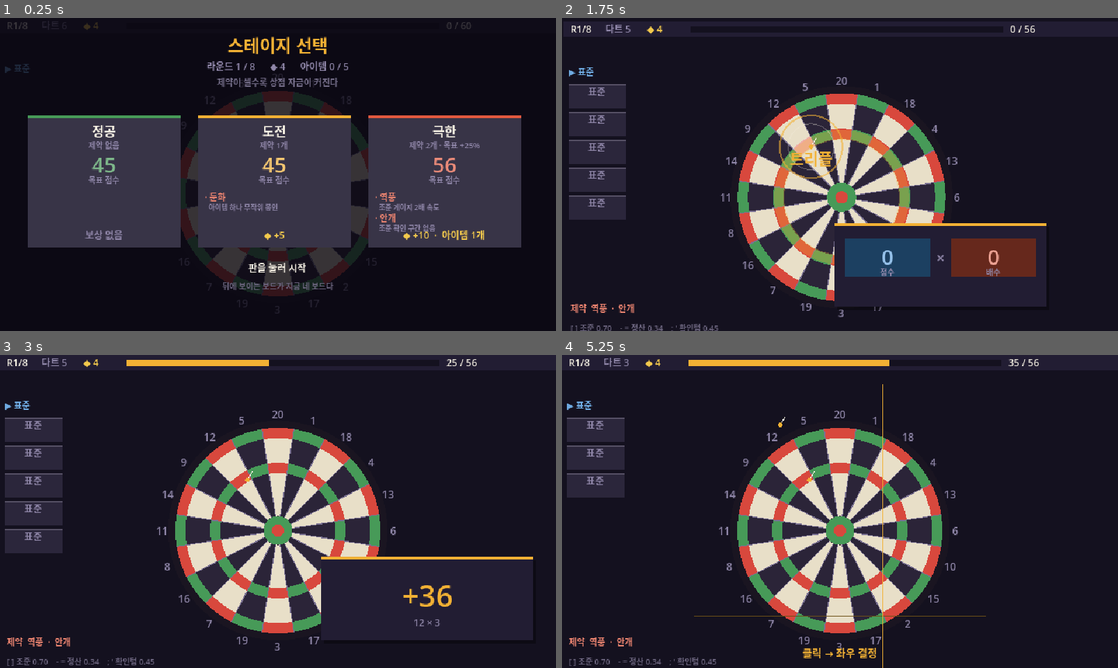
Above: before the commit, frames 1-4 (two rows, left to right).
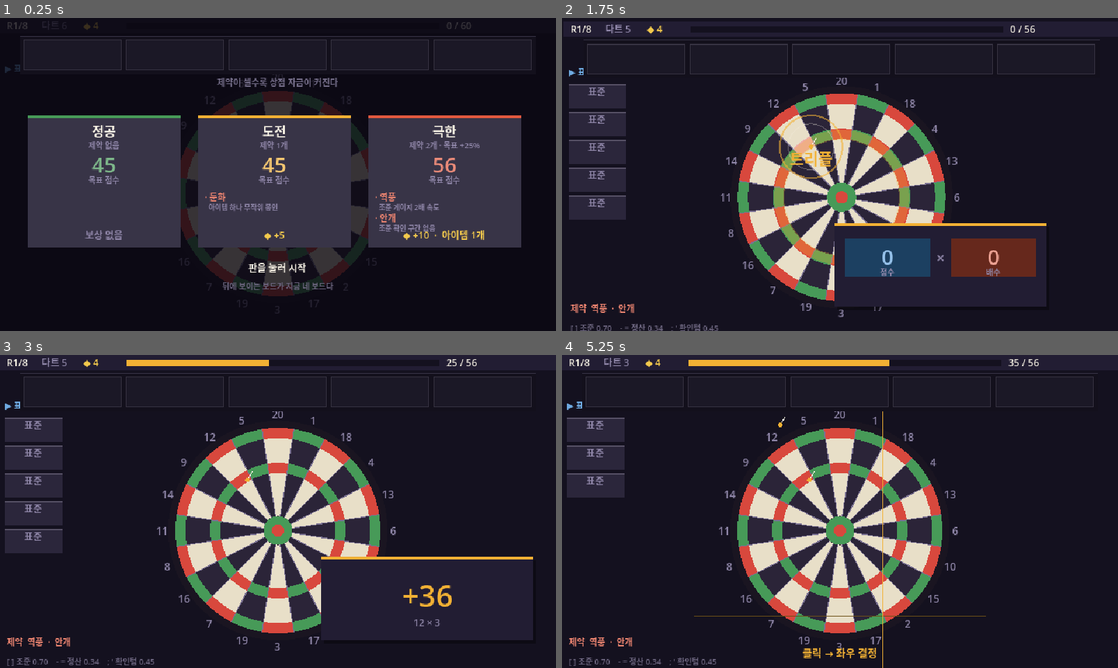
Above: after the commit, the same moments.

Repository: GGbong69/test-03
Game: Godot game, scene res://scenes/main.tscn
Same seed, same stepped clock (60 frames per second), same inputs: the game is played once before the commit and once after it.
Inputs (mouse positions are in pixels of both pictures, inside the frame that each line leads up to):
- Up to frame 1 (0.25 s): no input
- Up to frame 2 (1.75 s): tap Enter at 0.5 s; move the mouse to (962, 158) at 0.52 s; click (962, 158) at 0.67 s; tap Space at 0.77, 1.25, 1.52 s; move the mouse to (728, 190) at 1.27 s; click (728, 190) at 1.42 s
- Up to frame 3 (3 s): move the mouse to (333, 442) at 2.02 s; click (333, 442) at 2.17 s; move the mouse to (250, 574) at 2.77 s; click (250, 574) at 2.92 s
- Up to frame 4 (5.25 s): tap Space at 3.02, 3.77, 4.52 s; move the mouse to (1006, 558) at 3.52 s; click (1006, 558) at 3.67 s; move the mouse to (673, 464) at 4.27 s; click (673, 464) at 4.42 s; move the mouse to (867, 511) at 5.02 s; click (867, 511) at 5.17 s

The runs differ from the first frame. In frame 1, 1.3% of the frame differs, in the area x 3-97%, y 5-18%; in frame 2, 0.9%; in frame 3, 0.7%; in frame 4, 0.8%.

Commit message:
아이템 패널과 발동 애니메이션 추가
아이템을 5칸 슬롯 패널로 그리고, 발동 시 감쇠 스프링으로
튀어오르게 한다. 스쿼시·스트레치, 그림자, 글자 확대가 붙는다.

연출 수치는 PANEL 표 하나에 모았고, 바깥과의 접점은
_panel_fire / _panel_update / _panel_draw / _panel_reset 넷뿐이라
구획을 통째로 갈아엎어도 나머지는 영향을 받지 않는다.

project.godot 은 4.7.1 에디터로 열면서 features 가 갱신된 것이다.

Co-Authored-By: Claude Opus 5 <noreply@anthropic.com>

Diff:
--- a/project.godot
+++ b/project.godot
@@ -12,7 +12,7 @@
 
 config/name="test_03"
 run/main_scene="res://scenes/main.tscn"
-config/features=PackedStringArray("4.6", "Forward Plus")
+config/features=PackedStringArray("4.7", "Forward Plus")
 config/icon="res://icon.svg"
 
 [display]
@@ -29,5 +29,5 @@
 
 [rendering]
 
+textures/canvas_textures/default_texture_filter=0
 rendering_device/driver.windows="d3d12"
-textures/canvas_textures/default_texture_filter=0
--- a/scripts/game.gd
+++ b/scripts/game.gd
@@ -114,7 +114,8 @@
 # ── 이펙트 ────────────────────────────────────────────────
 var darts := []
 var pops := []
-var item_flash := [0.0, 0.0, 0.0, 0.0, 0.0]
+var slot_pop := []              # 아이템 패널 참고 — 아래 "아이템 패널" 구획
+var slot_vel := []
 var shake := 0.0
 var board_punch := 0.0
 var pitch_step := 0
@@ -234,6 +235,7 @@
 	hit_flash = 0.0
 	hitstop = 0.0
 	screen_flash = 0.0
+	_panel_reset()
 	_to_pick()
 
 
@@ -611,8 +613,7 @@
 	card_v *= exp(-17.0 * d)
 	card_p = clampf(card_p + card_v * d, -0.35, 1.35)
 
-	for i in item_flash.size():
-		item_flash[i] = maxf(item_flash[i] - d * 2.4, 0.0)
+	_panel_update(d)
 
 	match state:
 		S.AIM_V:
@@ -969,8 +970,7 @@
 			cur_mult = st.v
 			beep(f, 0.10, 0.16)
 		"item":
-			if st.i < item_flash.size():
-				item_flash[st.i] = 1.0
+			_panel_fire(st.i)
 			card_item = st.lbl
 			match st.kind:
 				"chip":
@@ -1049,7 +1049,7 @@
 	_draw_darts()
 	_draw_aim()
 	_draw_topbar()
-	_draw_owned()
+	_panel_draw()
 	_draw_card()
 	_draw_pops()
 
@@ -1227,26 +1227,132 @@
 			HORIZONTAL_ALIGNMENT_LEFT, -1, 11, C_TXT)
 
 
-func _draw_owned() -> void:
-	if owned.is_empty():
+# ══════════════════════════════════════════════════════════
+#  아이템 패널
+# ──────────────────────────────────────────────────────────
+#  바깥과 닿는 곳은 이 넷뿐이다.
+#    _panel_fire(i)    아이템이 발동할 때        (_next_step)
+#    _panel_update(d)  매 프레임 진행           (_process)
+#    _panel_draw()     매 프레임 그리기          (_draw, _draw_stage)
+#    _panel_reset()    라운드 시작 시 정지        (_start_round)
+#  owned / sealed 를 읽기만 하고 게임 상태는 건드리지 않는다.
+#  그래서 이 구획만 지우고 다시 써도 나머지는 영향을 안 받는다.
+# ══════════════════════════════════════════════════════════
+
+# 감각 조정은 이 표에서만 한다.
+const PANEL := {
+	# 배치
+	"y": 21.0,           # 패널 위쪽
+	"h": 44.0,           # 패널 높이
+	"slot_w": 112.0,     # 슬롯 하나 크기
+	"slot_h": 34.0,
+	"gap": 6.0,          # 슬롯 사이
+	"pad": 5.0,          # 패널 안쪽 여백
+
+	# 튀는 정도
+	"kick": 7.4,         # 발동 순간 튀어오르는 힘
+	"stiff": 190.0,      # 제자리로 당기는 힘 (클수록 빨리 진동)
+	"damp": 9.0,         # 감쇠 (클수록 빨리 멈춘다)
+	"rise": 9.0,         # 최대 몇 픽셀 떠오르는가
+	"squash": 0.22,      # 늘어나고 눌리는 정도
+
+	# 강조
+	"glow": 0.5,         # 발동 시 밝아지는 정도
+	"text_grow": 0.22,   # 글자가 커지는 정도
+	"shadow": 0.34,      # 떠올랐을 때 그림자 진하기
+}
+
+
+func _panel_ensure() -> void:
+	# 슬롯 수는 아이템 보유 한계를 그대로 따라간다.
+	var n: int = GameData.MAX_ITEMS
+	if slot_pop.size() != n:
+		slot_pop.resize(n)
+		slot_vel.resize(n)
+		slot_pop.fill(0.0)
+		slot_vel.fill(0.0)
+
+
+func _panel_reset() -> void:
+	_panel_ensure()
+	slot_pop.fill(0.0)
+	slot_vel.fill(0.0)
+
+
+func _panel_fire(i: int) -> void:
+	_panel_ensure()
+	if i < 0 or i >= slot_pop.size():
 		return
-	var w := 118.0
-	var gap := 6.0
-	var x0 := (VIEW.x - (w * owned.size() + gap * (owned.size() - 1))) * 0.5
-	for i in owned.size():
-		var f: float = item_flash[i] if i < item_flash.size() else 0.0
-		var x := x0 + i * (w + gap)
-		var y := 26.0 - f * 4.0
-		var lock: bool = i == sealed
-		draw_rect(Rect2(Vector2(x, y), Vector2(w, 34)),
-				C_PANEL.darkened(0.35) if lock else C_PANEL.lightened(0.05 + f * 0.45))
-		draw_string(font, Vector2(x + 6, y + 14),
-				(owned[i].n + "  (봉인)") if lock else owned[i].n,
-				HORIZONTAL_ALIGNMENT_LEFT, -1, 11,
-				C_DIM.darkened(0.3) if lock else C_TXT)
-		draw_string(font, Vector2(x + 6, y + 27), GameData.item_desc(owned[i]),
-				HORIZONTAL_ALIGNMENT_LEFT, -1, 8,
-				C_DIM.darkened(0.4) if lock else C_DIM)
+	slot_vel[i] = PANEL.kick
+
+
+func _panel_update(d: float) -> void:
+	_panel_ensure()
+	for i in slot_pop.size():
+		# 0 으로 당기는 스프링. 지나쳐서 반대로 눌리는 게 "통통" 의 정체다.
+		slot_vel[i] -= slot_pop[i] * PANEL.stiff * d
+		slot_vel[i] *= exp(-PANEL.damp * d)
+		slot_pop[i] = clampf(slot_pop[i] + slot_vel[i] * d, -0.6, 1.4)
+
+
+func _panel_rect() -> Rect2:
+	var n: int = GameData.MAX_ITEMS
+	var w: float = PANEL.slot_w * n + PANEL.gap * (n - 1) + PANEL.pad * 2.0
+	return Rect2(Vector2((VIEW.x - w) * 0.5, PANEL.y), Vector2(w, PANEL.h))
+
+
+func _slot_rect(i: int) -> Rect2:
+	var pr := _panel_rect()
+	var x: float = pr.position.x + PANEL.pad + i * (PANEL.slot_w + PANEL.gap)
+	var y: float = pr.position.y + (pr.size.y - PANEL.slot_h) * 0.5
+	return Rect2(Vector2(x, y), Vector2(PANEL.slot_w, PANEL.slot_h))
+
+
+func _panel_draw() -> void:
+	_panel_ensure()
+	var pr := _panel_rect()
+	draw_rect(pr, C_PANEL.darkened(0.45))
+	draw_rect(Rect2(pr.position, Vector2(pr.size.x, 1.0)), C_PANEL.lightened(0.10))
+
+	for i in GameData.MAX_ITEMS:
+		if i < owned.size():
+			_panel_slot(i)
+		else:
+			# 빈 칸을 남겨둬야 앞으로 몇 개 더 들어가는지 보인다.
+			draw_rect(_slot_rect(i), C_BG.lightened(0.03))
+			draw_rect(_slot_rect(i), C_WIRE.darkened(0.55), false, 1.0)
+
+
+func _panel_slot(i: int) -> void:
+	var it: Dictionary = owned[i]
+	var lock: bool = i == sealed
+	var r := _slot_rect(i)
+	var bounce: float = slot_pop[i]
+	var up: float = maxf(bounce, 0.0)
+
+	# 뜰 때는 세로로 늘고 가로로 좁아진다. 눌릴 때는 그 반대.
+	var sz := Vector2(r.size.x * (1.0 - bounce * PANEL.squash * 0.6),
+			r.size.y * (1.0 + bounce * PANEL.squash))
+	var c := r.get_center() + Vector2(0.0, -bounce * PANEL.rise)
+	var q := Rect2(c - sz * 0.5, sz)
+
+	if up > 0.01:
+		draw_rect(Rect2(q.position + Vector2(2.0, 2.0 + up * 3.0), q.size),
+				Color(0.0, 0.0, 0.0, up * PANEL.shadow))
+
+	var glow: float = up * PANEL.glow
+	draw_rect(q, C_PANEL.darkened(0.35) if lock else C_PANEL.lightened(0.05 + glow))
+	if not lock and glow > 0.01:
+		draw_rect(Rect2(q.position, Vector2(q.size.x, 2.0)), C_ACC)
+
+	var grow := 1.0 + up * PANEL.text_grow
+	draw_string(font, q.position + Vector2(6.0, 14.0),
+			(it.n + "  (봉인)") if lock else it.n,
+			HORIZONTAL_ALIGNMENT_LEFT, -1, int(round(11.0 * grow)),
+			C_DIM.darkened(0.3) if lock else C_TXT)
+	draw_string(font, q.position + Vector2(6.0, 27.0), GameData.item_desc(it),
+			HORIZONTAL_ALIGNMENT_LEFT, -1, 8,
+			C_DIM.darkened(0.4) if lock else C_DIM)
 
 
 func _draw_card() -> void:
@@ -1381,7 +1487,7 @@
 				HORIZONTAL_ALIGNMENT_CENTER, r.size.x,
 				11, C_GOLD if sp.d.gold > 0 else C_DIM)
 
-	_draw_owned()
+	_panel_draw()
 
 	draw_string(font, Vector2(0, 292), "판을 눌러 시작",
 			HORIZONTAL_ALIGNMENT_CENTER, VIEW.x, 11, C_TXT)
